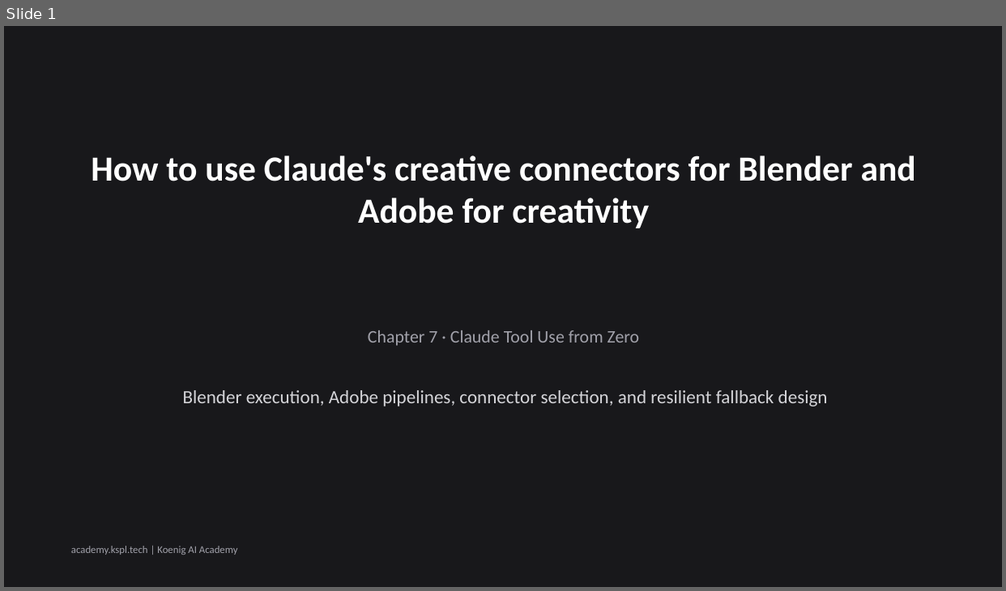
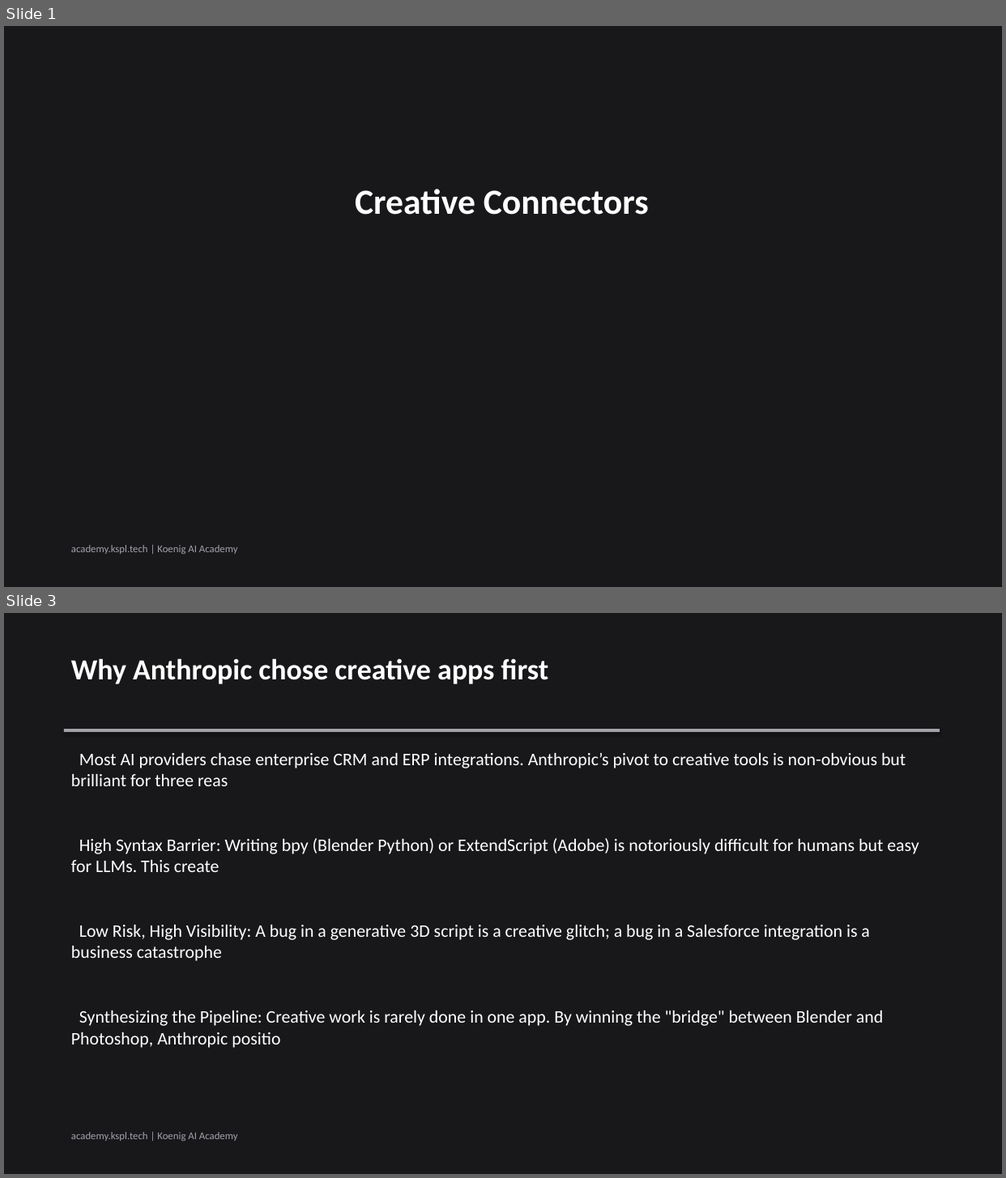
Before and after one commit to Koenig-Solutions-Private-Limited/koenig-ai-org, a slide deck: vault/courses/claude-tool-use-from-zero/ch07-slides.pptx. Shown one above the other, each under a label of ours: slide 1 before the commit, slides 1 and 3 after it; the slides between them are not shown. The pictures are 1006x591 and 1006x1178 pixels, drawn with LibreOffice and Linux fonts; fonts in the diff are those of the drawing. Boxes give left, top, right and bottom in pixels: in the first picture for what was removed or moved away, otherwise in the second. Text is boxed around its words. In the diff, an @@ line names an element or a change of style, - is before the commit and + after.

Commit message:
slides(course): regenerate claude-tool-use-from-zero ch07 deck [KOEA-4862]

```diff
--- a/vault/courses/claude-tool-use-from-zero/ch07-slides.pptx
+++ b/vault/courses/claude-tool-use-from-zero/ch07-slides.pptx
@@ slide 3 added at (4, 613, 1002, 1174), background #18181B @@
@@ text added at (71, 658, 549, 684), 28 pt, text #FFFFFF, bold @@
+Why Anthropic chose creative apps first
@@ rectangle added at (64, 729, 940, 732), fill #A1A1AA @@
@@ text added at (71, 753, 906, 786), 17 pt, text #FFFFFF @@
+Most AI providers chase enterprise CRM and ERP integrations. Anthropic’s pivot to creative tools is non-obvious but brilliant for three reas
@@ text added at (71, 838, 918, 872), 17 pt, text #FFFFFF @@
+High Syntax Barrier: Writing bpy (Blender Python) or ExtendScript (Adobe) is notoriously difficult for humans but easy for LLMs. This create
@@ text added at (71, 925, 869, 961), 17 pt, text #FFFFFF @@
+Low Risk, High Visibility: A bug in a generative 3D script is a creative glitch; a bug in a Salesforce integration is a business catastrophe
@@ text added at (71, 1011, 883, 1048), 17 pt, text #FFFFFF @@
+Synthesizing the Pipeline: Creative work is rarely done in one app. By winning the "bridge" between Blender and Photoshop, Anthropic positio
@@ text added at (71, 1132, 238, 1141), 10 pt, text #A1A1AA @@
+academy.kspl.tech | Koenig AI Academy
@@ slide 1 changed as well @@
@@ text at (355, 189, 649, 215): text changed @@
-How to use Claude's creative connectors for Blender and Adobe for creativity
+Creative Connectors
@@ text removed at (368, 331, 640, 346) @@
-Chapter 7 · Claude Tool Use from Zero
@@ text removed at (183, 390, 828, 407) @@
-Blender execution, Adobe pipelines, connector selection, and resilient fallback design
```
Also in this commit, not shown: 5 other slides added, 6 slides removed, 1 other file.
